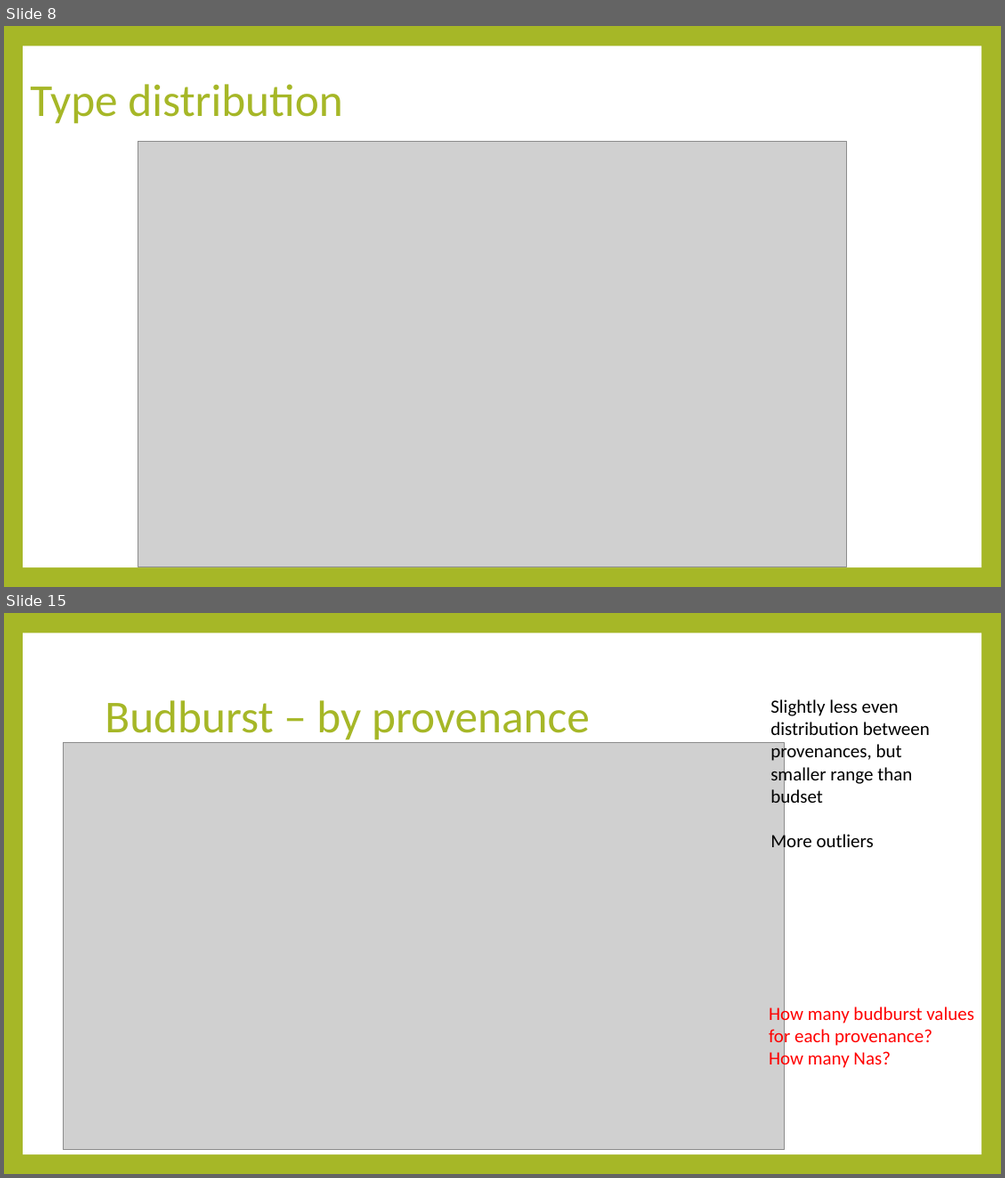
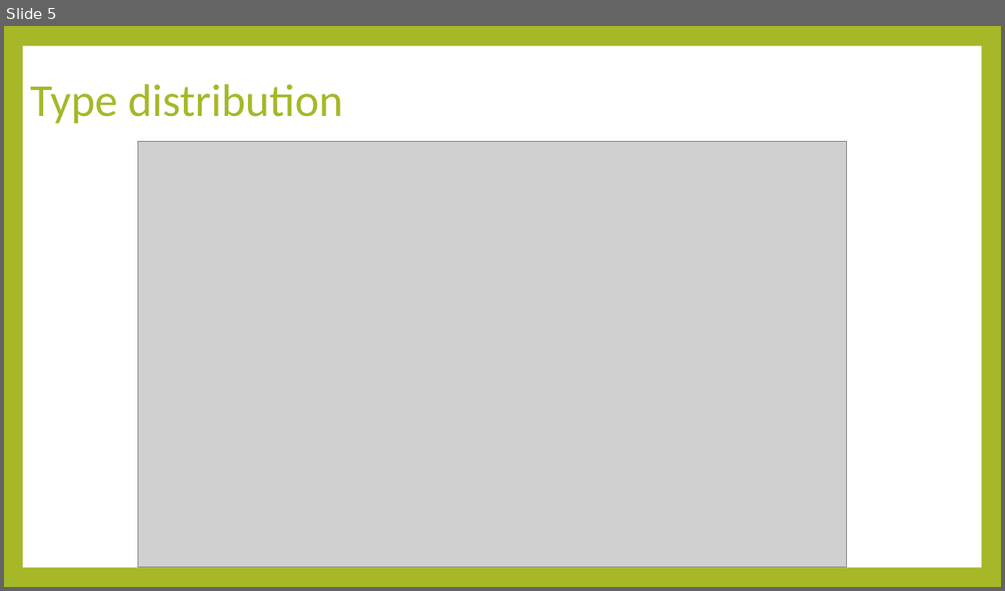
Before and after one commit to luisasenecio/RapidAdaptation, a slide deck: RapidAdaptation_DataExploration.pptx. Shown one above the other, each under a label of ours: slides 8 and 15 before the commit, slide 5 after it; the slides between them are not shown. The pictures are 1005x1178 and 1005x591 pixels, drawn with LibreOffice and Linux fonts; fonts in the diff are those of the drawing; grey boxes stand for pictures. Boxes give left, top, right and bottom in pixels: in the first picture for what was removed or moved away, otherwise in the second. Text is boxed around its words. In the diff, an @@ line names an element or a change of style, - is before the commit and + after.

Commit message:
new plots, combined budset and budburst plot

```diff
--- a/RapidAdaptation_DataExploration.pptx
+++ b/RapidAdaptation_DataExploration.pptx
@@ slide 15 removed at [4, 613, 1001, 1174], background #A6B727; not listed: 1 template element that a slide beside it also shows @@
@@ title removed at [105, 700, 590, 744] @@
-Budburst – by provenance
@@ text removed at [770, 699, 930, 853] @@
-Slightly less even distribution between provenances, but smaller range than budset
-More outliers
@@ picture removed at [63, 742, 784, 1149] @@
@@ text removed at [769, 1004, 974, 1070] @@
-How many budburst values for each provenance?
-How many Nas?
@@ what was slide 8 is now slide 5 @@
```
Also in this commit, not shown: 10 slides changed, 11 slides added, 2 other slides removed, 17 other files.
